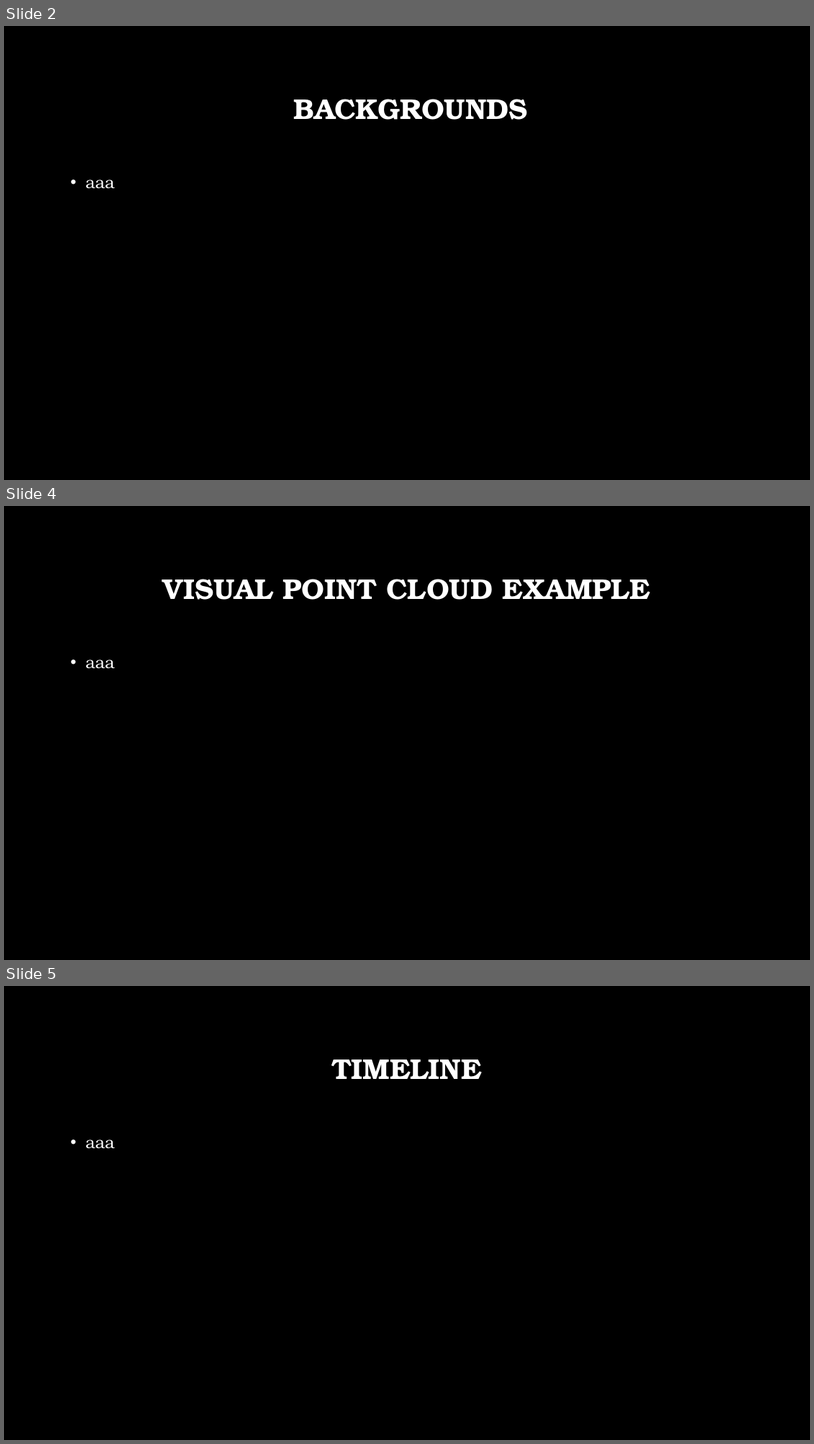
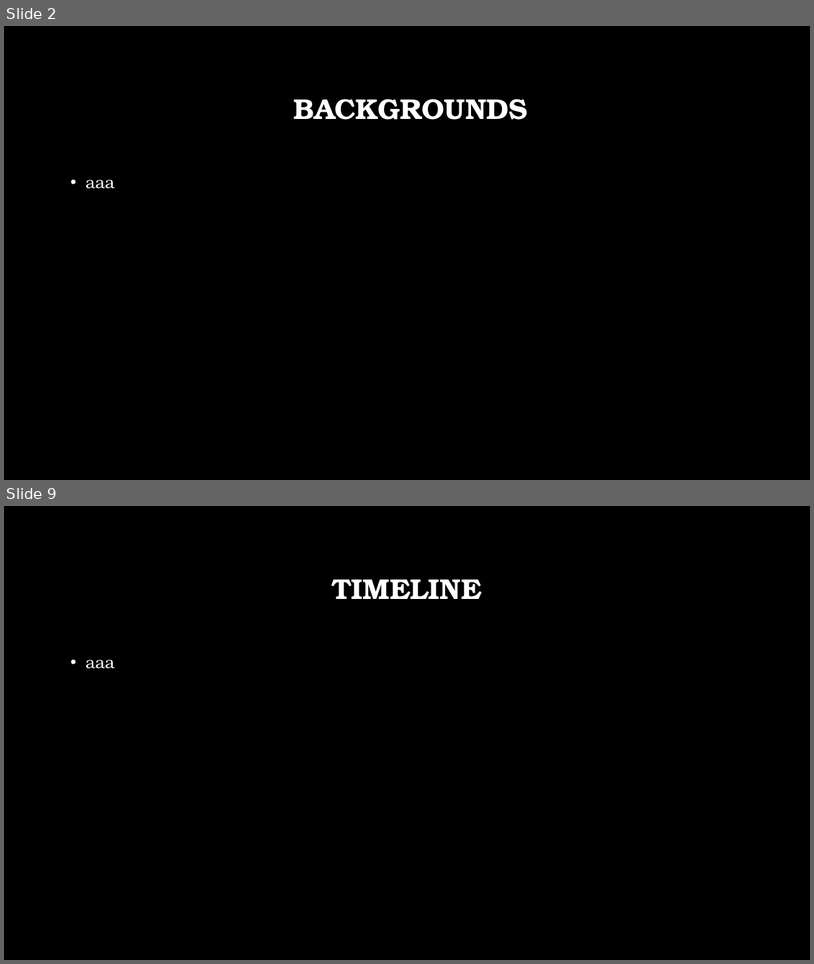
Before and after one commit to livneor207/helfcare, a slide deck: HW3/HC.pptx. Shown one above the other, each under a label of ours: slides 2, 4 and 5 before the commit, slides 2 and 9 after it; the slides between them are not shown. The pictures are 814x1444 and 814x964 pixels, drawn with LibreOffice and Linux fonts; fonts in the diff are those of the drawing; background and template pictures are left out. Boxes give left, top, right and bottom in pixels: in the first picture for what was removed or moved away, otherwise in the second. Text is boxed around its words. In the diff, an @@ line names an element or a change of style, - is before the commit and + after.

```diff
--- a/HW3/HC.pptx
+++ b/HW3/HC.pptx
@@ slide 4 removed at (4, 506, 810, 960), background picture (left out) @@
@@ title removed at (163, 579, 651, 600) @@
-VISUAL POINT CLOUD EXAMPLE
@@ text removed at (85, 659, 115, 669) @@
-• aaa
@@ what was slide 5 is now slide 9 @@
```
Also in this commit, not shown: 1 slide changed, 5 slides added.
